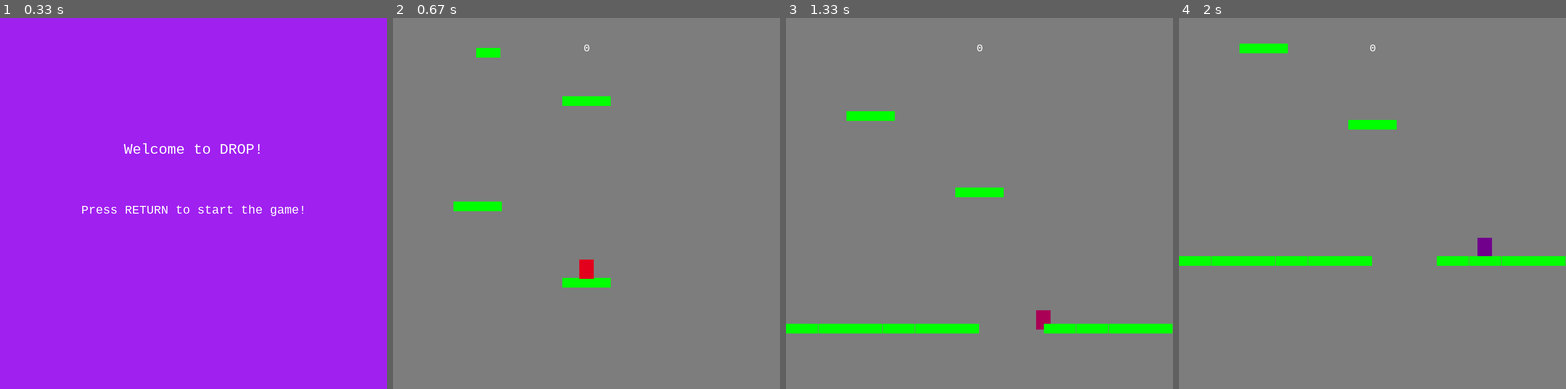
Above: before the commit, frames 1-4 (left to right).
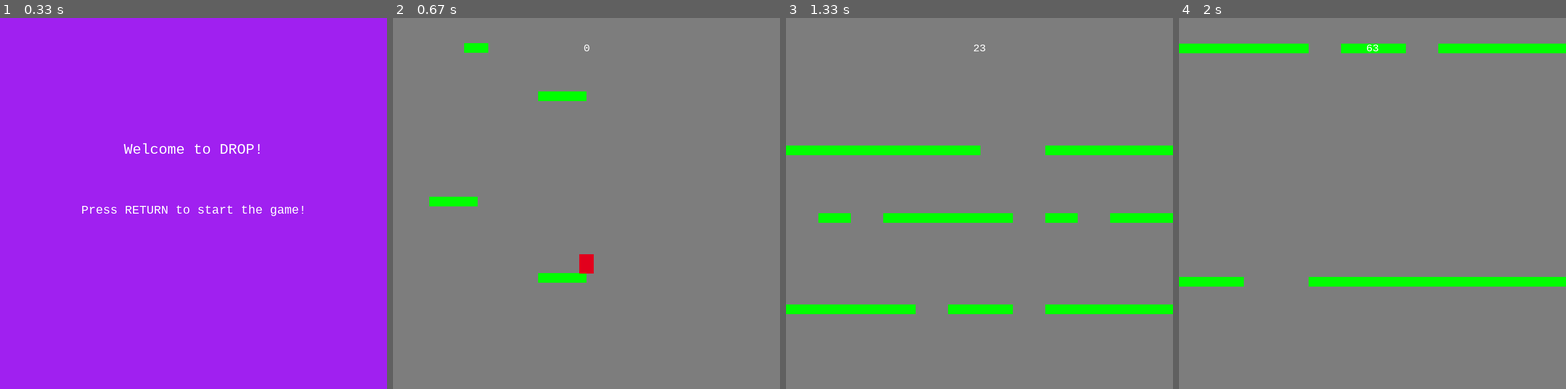
Above: after the commit, the same moments.

Repository: BulSU-BSCpE2B-Group2/DROP
Game: pygame game, started from main.py
The game is run twice, just before and just after one commit, with the same random seed, the same clock (stepped at 60 frames per second) and the same inputs.
Inputs:
- Up to frame 1 (0.33 s): no input
- Up to frame 2 (0.67 s): tap Enter at 0.33 s
- Up to frame 3 (1.33 s): hold Right 0.67-1.13 s; hold Right from 1.17 s (still down)
- Up to frame 4 (2 s): release Right at 1.63 s

Frame 1 is identical in both runs. In frame 2, 1.8% of the frame differs, in the area x 9-57%, y 6-73%; in frame 3, 9.1%, in the area x 0-100%, y 7-86%; in frame 4, 6.7%.

Commit message:
Issue regarding hollow platforms resolved
NEW ISSUE: If platforms are outran by the player, the platform spawns are delayed.

Diff:
--- a/main.py
+++ b/main.py
@@ -11,7 +11,7 @@
         # initialize game window, etc.
         pg.init()
         pg.mixer.init()
-        self.screen = pg.display.set_mode((width, height)) # add pg.FULLSCREEN if you want to full screen
+        self.screen = pg.display.set_mode((WIDTH, height)) # add pg.FULLSCREEN if you want to full screen
         pg.display.set_caption(title)
         self.clock = pg.time.Clock()
         self.running = True
@@ -20,8 +20,9 @@
         self.score = 0
         self.orig_pos = 0
         self.newPlatform = 90 + height
-        self.newPlatformInterval = 100
+        self.newPlatformInterval = 75
         self.currentInterval = 0
+        self.newwidth = WIDTH
 
     def new(self):
         # starting a new game
@@ -51,27 +52,29 @@
         # ISSUE: Platforms are hollow after the initial pre-placed platforms. Still looking into this issue
         # Open for suggestions
         self.gaps = random.randint(1, 5)
-        # self.currentInterval += 1
-        self.add_platform(self.gaps)
+        self.currentInterval += 1
+        if self.currentInterval > self.newPlatformInterval:
+            self.add_platform(self.gaps)
+            self.currentInterval = 0
         self.player.update()
         self.platforms.update()
 
         # check if player hits a platform - only if falling!
         for platform in self.platforms:
-            platform.rect.y -= 2
+            platform.rect.y -= speed
             if platform.rect.top <= -20:
                 platform.kill()
 
         if self.player.vel.y > 0:
             hits = pg.sprite.spritecollide(self.player, self.platforms, False)
             if hits:
-                self.player.pos.y = hits[0].rect.top - 2
+                self.player.pos.y = hits[0].rect.top - speed
                 self.player.vel.y = 0
-        # if player reaches top 1/4 of the screen
-        """if self.player.rect.top <= height / 4:
-            self.player.pos.y += abs(self.player.vel.y)"""
-
+
+        # if player reaches 1/4 from the bottom of the screen
         if self.player.rect.bottom > (height / 4) * 3:
+            self.score += 1
+            self.currentInterval += 10
             for sprite in self.all_sprites:
                 sprite.rect.y -= max(self.player.vel.y, 10)
                 if sprite.rect.bottom < 10:
@@ -100,14 +103,16 @@
         else:
             random.shuffle(gaps_2)
             sequence = gaps_2
+
+        rect = pg.Rect(0, 0, WIDTH / 12, height * 2)
         for x in sequence:
             if x == 1:
-                p = Platform(self.orig_pos, self.newPlatform, width / 12, 20)
+                p = Platform(rect.center, (67, 20))
                 self.platforms.add(p)
                 self.all_sprites.add(p)
-                self.orig_pos += width / 12
+                rect.width += 134
             else:
-                self.orig_pos += width / 12
+                rect.width += 134
 
         # Initial plan was to spawn new platforms to keep same average number
         # wide = width / 8
@@ -145,7 +150,7 @@
         if not self.game_over:
             self.screen.fill(gray)
             self.all_sprites.draw(self.screen)
-            self.draw_text(str(self.score), 22, white, width / 2, 50)
+            self.draw_text(str(self.score), 22, white, WIDTH / 2, 50)
         else:
             self.show_go_screen()
 
@@ -155,8 +160,8 @@
     def show_start_screen(self):
         # show splash / start screen
         self.screen.fill(pg.color.Color('purple'))
-        self.draw_text('Welcome to DROP!', 30, white, width/2, height/3)
-        self.draw_text('Press RETURN to start the game!', 25, white, width/2, height/2)
+        self.draw_text('Welcome to DROP!', 30, white, WIDTH / 2, height / 3)
+        self.draw_text('Press RETURN to start the game!', 25, white, WIDTH / 2, height / 2)
         pg.display.flip()
         self.wait_key_event()
 
@@ -175,9 +180,9 @@
     def show_go_screen(self):
         # show game over / continue
         self.screen.fill(dark_red)
-        self.draw_text('GAME OVER', 26, white, width / 2, height / 2 - 30)
-        self.draw_text('Press ESC to exit the game.', 24, white, width / 2, height / 2)
-        self.draw_text('Press \'r\' to restart the game.', 24, white, width / 2, height / 2 + 30)
+        self.draw_text('GAME OVER', 26, white, WIDTH / 2, height / 2 - 30)
+        self.draw_text('Press ESC to exit the game.', 24, white, WIDTH / 2, height / 2)
+        self.draw_text('Press \'r\' to restart the game.', 24, white, WIDTH / 2, height / 2 + 30)
         pg.display.flip()
 
     def draw_text(self, text, size, color, x, y):
--- a/settings.py
+++ b/settings.py
@@ -2,10 +2,15 @@
 
 # game resolution and fps
 title = "Pygame Platformer Test"
-width = 800
+WIDTH = 800
 height = 768
 fps = 60
 font_name = 'consolas'
+multiplier = 1
+multiplier += 0.008
+speed = 2 * multiplier
+if speed == 3:
+    multiplier = 1
 
 # Player properties:
 player_accel = 0.5
@@ -16,8 +21,10 @@
 player_jump = 20
 
 # list of platforms
-platform_list = [(width / 2 - 50, height * 3 / 4, 100, 20), (125, height - 350, 100, 20),
-                 (350, 200, 100, 20), (172, 100, 50, 20)]
+platform_list = [((WIDTH / 2 - 50, height * 3 / 4), (100, 20)), ((125, height - 350), (100, 20)),
+                 ((350, 200), (100, 20)), ((172, 100), (50, 20))]
+
+gaps_1 = [()]
 
 
 # temporary (0, height - 40, width, 40),
--- a/sprites.py
+++ b/sprites.py
@@ -10,8 +10,8 @@
         self.game = game
         self.image = pg.Surface((player_width, player_height))
         self.rect = self.image.get_rect()
-        self.rect.center = (width / 2, height / 2)
-        self.pos = vec(width / 2, height / 2)
+        self.rect.center = (WIDTH / 2, height / 2)
+        self.pos = vec(WIDTH / 2, height / 2)
         self.vel = vec(0, 0)
         self.accel = vec(0, 0)
         self.cc_step = 1
@@ -43,8 +43,8 @@
         self.vel += self.accel
         self.pos += self.vel + 0.5 * self.accel
         # wrap around the screen
-        if self.pos.x > width - (player_width / 2):
-            self.pos.x = width - player_width / 2
+        if self.pos.x > WIDTH - (player_width / 2):
+            self.pos.x = WIDTH - player_width / 2
         if self.pos.x < player_width / 2:
             self.pos.x = player_width / 2
 
@@ -69,10 +69,10 @@
 
 
 class Platform(pg.sprite.Sprite):
-    def __init__(self, x, y, w, h):
+    def __init__(self, position, dimensions):
         pg.sprite.Sprite.__init__(self)
-        self.image = pg.Surface((w, h))
+        self.image = pg.Surface(dimensions)
         self.image.fill(green)
         self.rect = self.image.get_rect()
-        self.rect.x = x
-        self.rect.y = y
+        self.position = position
+        self.rect.center = self.position
--- a/temporary_module.py
+++ b/temporary_module.py
@@ -31,12 +31,12 @@
         self.sequence = gaps_2
     for x in self.sequence:
         if x == 1:
-            p = Platform(self.orig_pos, 90 + height, width / 12, 20)
+            p = Platform(self.orig_pos, 90 + height, WIDTH / 12, 20)
             self.all_sprites.add(p)
             self.platforms.add(p)
-            self.orig_pos += width / 12
+            self.orig_pos += WIDTH / 12
         else:
-            self.orig_pos += width / 12
+            self.orig_pos += WIDTH / 12
 
 """ UNUSED CODE. MIGHT BE USED IN THE NEAR FUTURE
 platforms_all = self.shuffle_platform(wide)
Not shown, added: TODO LIST.txt
